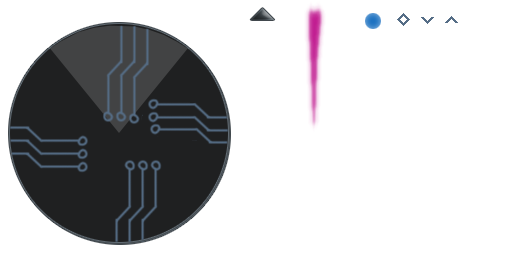
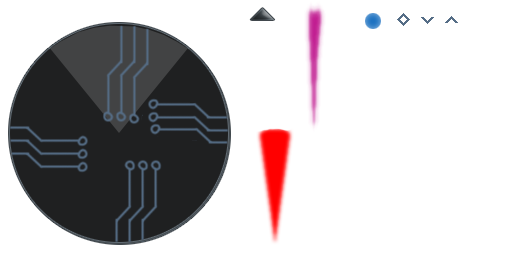
Layers edited between the first and the second 512 x 256 image:
added layer "newHitMarker" above "pattern_done" over [256, 128, 294, 244]
